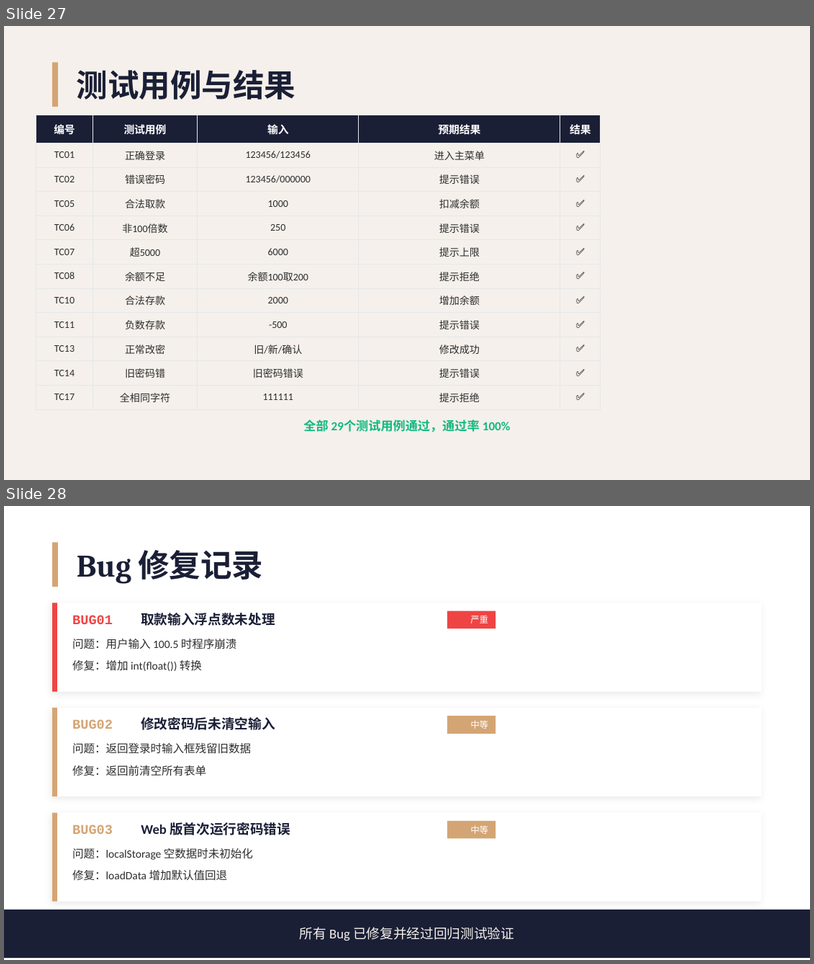
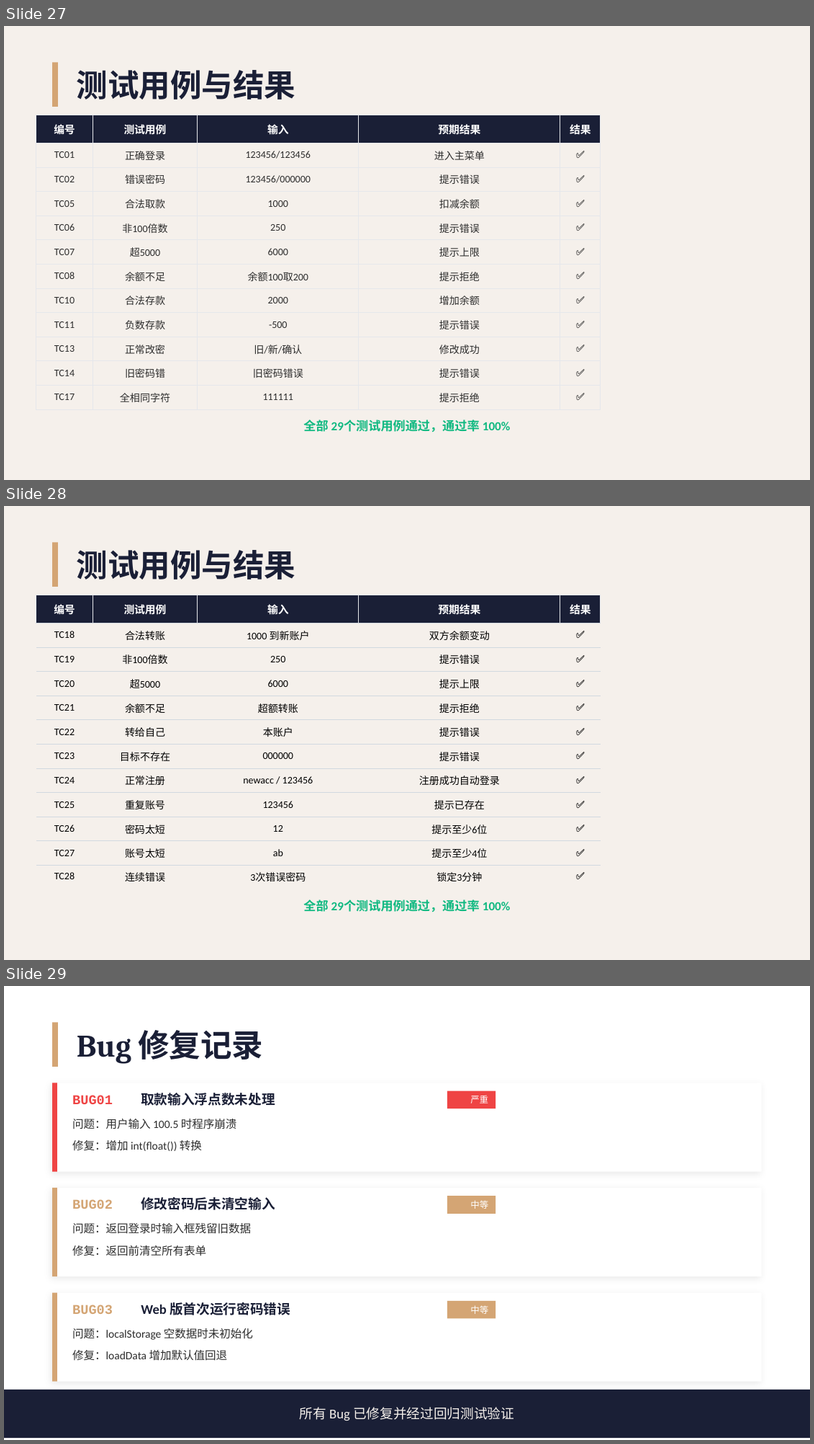
Before and after one commit to Unconnectable/atm, a slide deck: ATM项目演示.pptx. Shown one above the other, each under a label of ours: slides 27 and 28 before the commit, slides 27, 28 and 29 after it. The pictures are 814x964 and 814x1444 pixels, drawn with LibreOffice and Linux fonts; fonts in the diff are those of the drawing. Boxes give left, top, right and bottom in pixels: in the first picture for what was removed or moved away, otherwise in the second. Text is boxed around its words. In the diff, an @@ line names an element or a change of style, - is before the commit and + after.

```diff
--- a/ATM项目演示.pptx
+++ b/ATM项目演示.pptx
@@ slide 28 added at <box>4,506,810,960</box>, background #F5F0EB @@
@@ rectangle added at <box>52,542,58,587</box>, fill #D4A574 @@
@@ text added at <box>77,550,296,579</box>, 28 pt, text #1A1F36, bold @@
+测试用例与结果
@@ table added at <box>36,595,601,960</box>, 12 rows, 5 columns @@
+编号 | 测试用例 | 输入 | 预期结果 | 结果
+TC18 | 合法转账 | 1000 到新账户 | 双方余额变动 | ✅
+TC19 | 非100倍数 | 250 | 提示错误 | ✅
+TC20 | 超5000 | 6000 | 提示上限 | ✅
+TC21 | 余额不足 | 超额转账 | 提示拒绝 | ✅
+TC22 | 转给自己 | 本账户 | 提示错误 | ✅
+TC23 | 目标不存在 | 000000 | 提示错误 | ✅
+TC24 | 正常注册 | newacc / 123456 | 注册成功自动登录 | ✅
+TC25 | 重复账号 | 123456 | 提示已存在 | ✅
+TC26 | 密码太短 | 12 | 提示至少6位 | ✅
+TC27 | 账号太短 | ab | 提示至少4位 | ✅
+TC28 | 连续错误 | 3次错误密码 | 锁定3分钟 | ✅
@@ text added at <box>304,899,511,911</box>, 11 pt, text #10B981, bold @@
+全部 29个测试用例通过，通过率 100%
@@ what was slide 28 is now slide 29 @@
```
Also in this commit, not shown: 2 slides changed, 1 other file.
